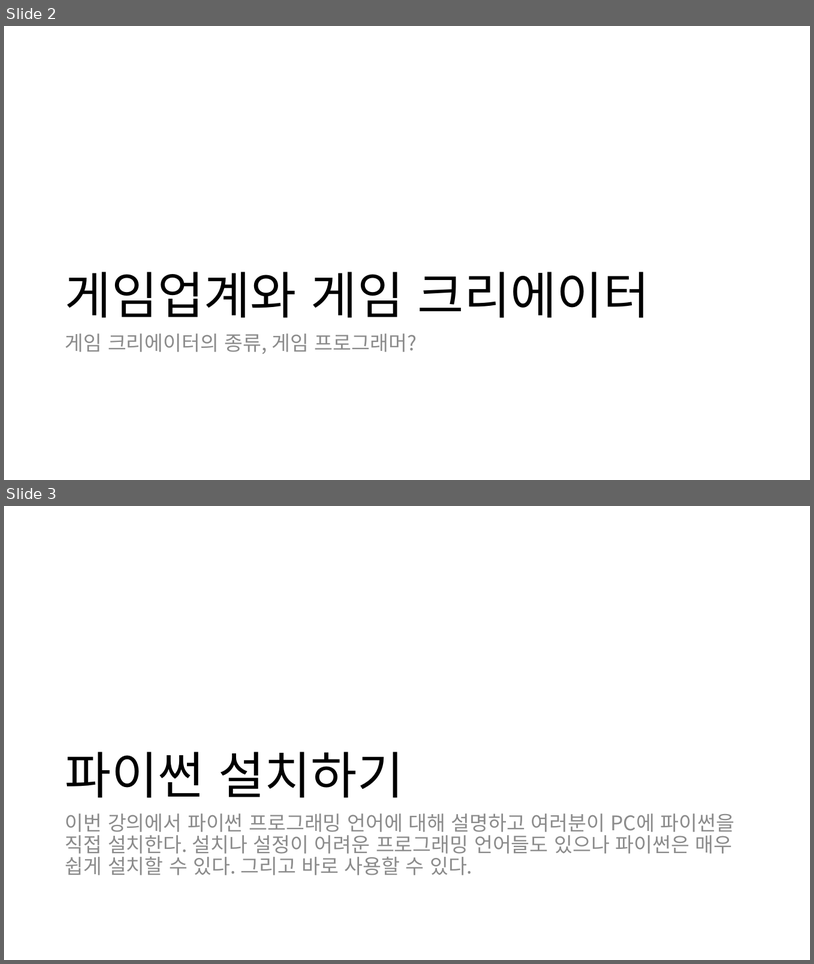
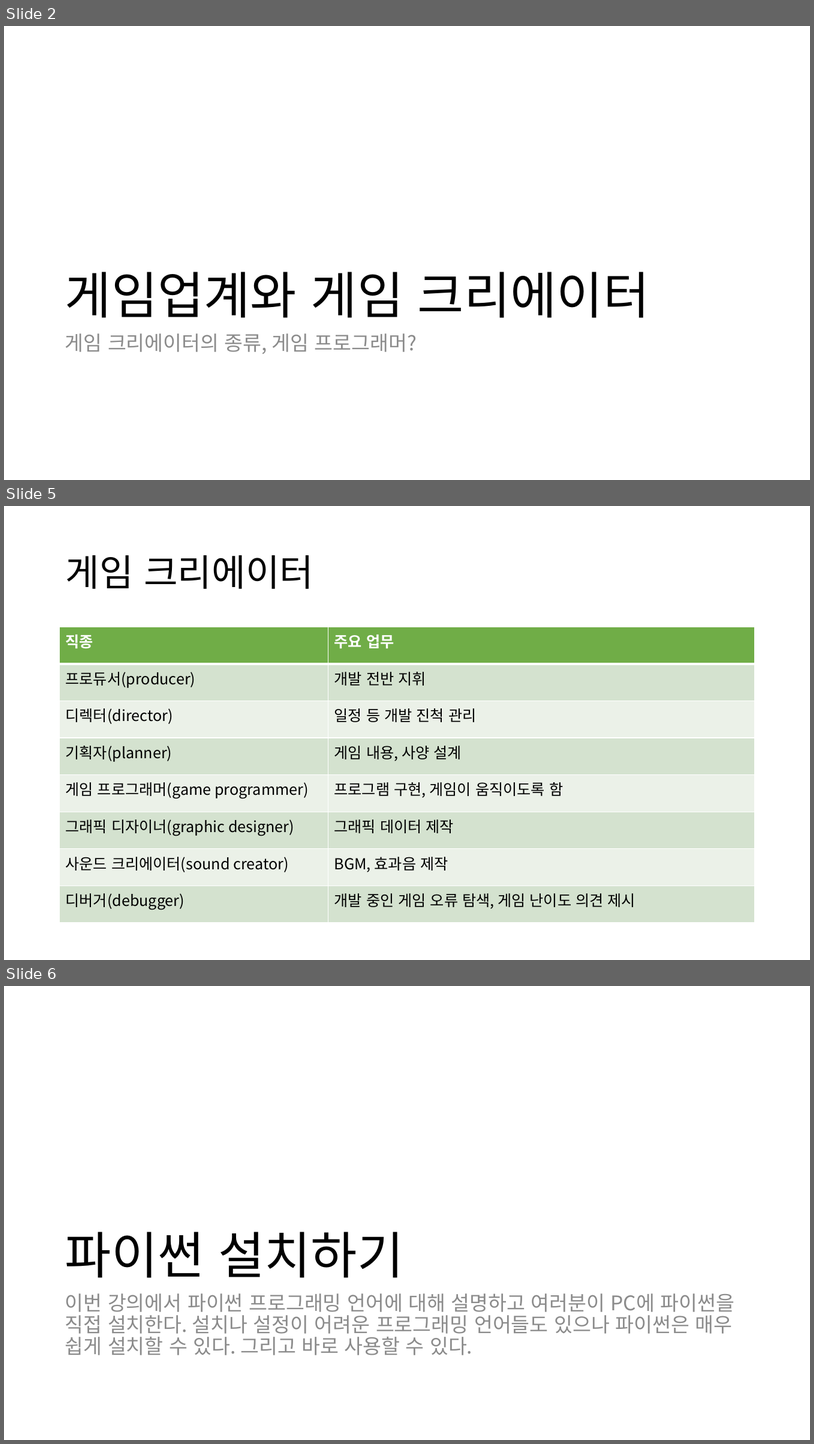
Before and after one commit to EastupGame/PythonGameDev, a slide deck: 게임개발기초과정 파이썬.pptx. Shown one above the other, each under a label of ours: slides 2 and 3 before the commit, slides 2, 5 and 6 after it; the slides between them are not shown. The pictures are 814x964 and 814x1444 pixels, drawn with LibreOffice and Linux fonts; fonts in the diff are those of the drawing. Boxes give left, top, right and bottom in pixels: in the first picture for what was removed or moved away, otherwise in the second. Text is boxed around its words. In the diff, an @@ line names an element or a change of style, - is before the commit and + after.

```diff
--- a/게임개발기초과정 파이썬.pptx
+++ b/게임개발기초과정 파이썬.pptx
@@ slide 5 added at (4,506,810,960), background #FFFFFF @@
@@ title added at (65,555,314,589), 44 pt, text #000000 @@
+게임 크리에이터
@@ table added at (60,627,755,923), 8 rows, 2 columns @@
+직종 | 주요 업무
+프로듀서(producer) | 개발 전반 지휘
+디렉터(director) | 일정 등 개발 진척 관리
+기획자(planner) | 게임 내용, 사양 설계
+게임 프로그래머(game programmer) | 프로그램 구현, 게임이 움직이도록 함
+그래픽 디자이너(graphic designer) | 그래픽 데이터 제작
+사운드 크리에이터(sound creator) | BGM, 효과음 제작
+디버거(debugger) | 개발 중인 게임 오류 탐색, 게임 난이도 의견 제시
@@ what was slide 3 is now slide 6 @@
```
Also in this commit, not shown: 2 other slides added.
